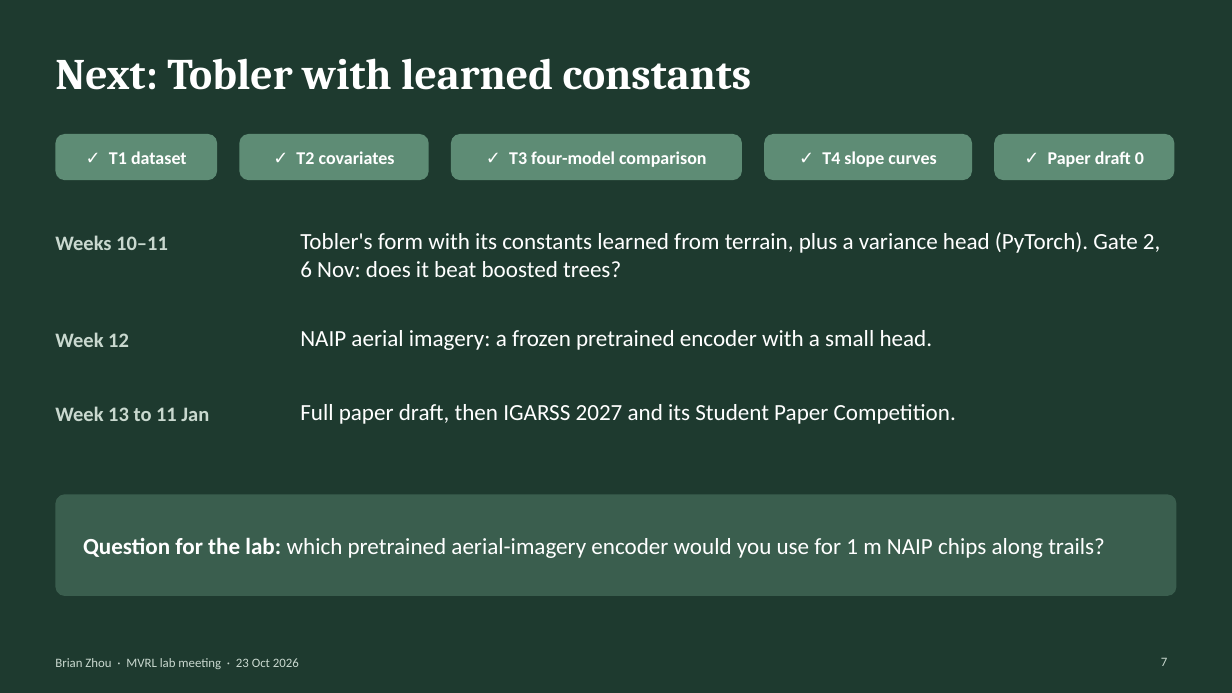
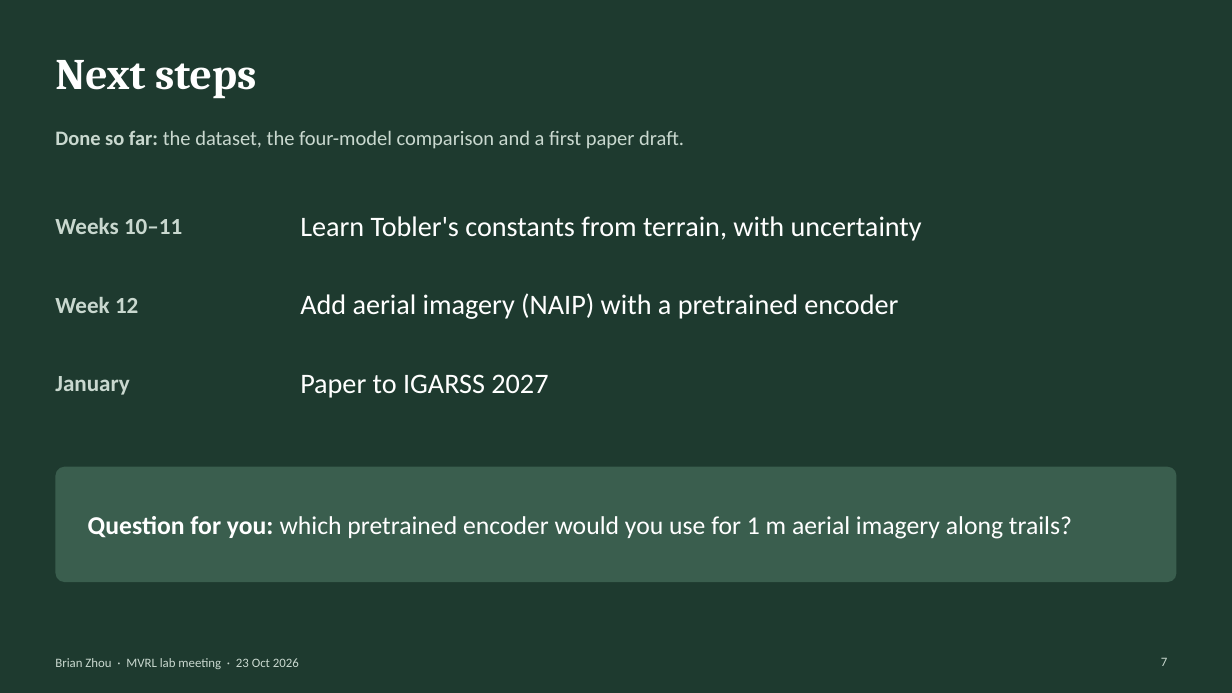
Before and after one commit to Brian24NX/GeoAI, a slide deck: slide 7 of meeting_plots/oct23_lab/Zhou_LabMeeting_23Oct.pptx. Drawn at 1232x693 pixels with LibreOffice and Linux fonts; fonts in the diff are those of the drawing; background and template pictures are left out. Boxes give left, top, right and bottom in pixels: in the first picture for what was removed or moved away, otherwise in the second. Text is boxed around its words. In the diff, an @@ line names an element or a change of style, - is before the commit and + after.

```diff
--- a/meeting_plots/oct23_lab/Zhou_LabMeeting_23Oct.pptx
+++ b/meeting_plots/oct23_lab/Zhou_LabMeeting_23Oct.pptx
@@ title at (55, 60, 256, 99): text changed @@
-Next: Tobler with learned constants
+Next steps
@@ rounded rectangle removed at (55, 134, 217, 180) @@
@@ text added at (55, 130, 684, 149), 16 pt, text #C9D8CF @@
+Done so far: the dataset, the four-model comparison and a first paper draft.
@@ rounded rectangle removed at (239, 134, 429, 180) @@
@@ rounded rectangle removed at (451, 134, 742, 180) @@
@@ rounded rectangle removed at (764, 134, 972, 180) @@
@@ rounded rectangle removed at (994, 134, 1175, 180) @@
@@ text removed at (109, 151, 187, 164) @@
-✓ T1 dataset
@@ text removed at (296, 151, 395, 164) @@
-✓ T2 covariates
@@ text removed at (509, 151, 707, 167) @@
-✓ T3 four-model comparison
@@ text removed at (822, 151, 936, 167) @@
-✓ T4 slope curves
@@ text removed at (1048, 151, 1144, 167) @@
-✓ Paper draft 0
@@ text "Weeks 10–11": place and size @@
-text "Weeks 10–11" at (55, 235, 168, 250)
+text "Weeks 10–11" at (55, 218, 182, 234)
@@ text "Weeks 10–11" at (55, 218, 182, 234): size 16 to 18 pt @@
@@ text at (300, 216, 922, 241): text changed; size 18 to 22 pt @@
-Tobler's form with its constants learned from terrain, plus a variance head (PyTorch). Gate 2, 6 Nov: does it beat boosted trees?
+Learn Tobler's constants from terrain, with uncertainty
@@ text "Week 12" at (55, 297, 138, 313): size 16 to 18 pt @@
@@ text "Week 12": place and size @@
-text "Week 12" at (55, 332, 129, 347)
+text "Week 12" at (55, 297, 138, 313)
@@ text at (300, 293, 898, 319): text changed; size 18 to 22 pt @@
-NAIP aerial imagery: a frozen pretrained encoder with a small head.
+Add aerial imagery (NAIP) with a pretrained encoder
@@ text added at (55, 376, 129, 395), 18 pt, text #C9D8CF, bold @@
+January
@@ text at (300, 374, 548, 398): text changed; size 18 to 22 pt @@
-Full paper draft, then IGARSS 2027 and its Student Paper Competition.
+Paper to IGARSS 2027
@@ text removed at (55, 406, 209, 421) @@
-Week 13 to 11 Jan
@@ rounded rectangle: place and size @@
-rounded rectangle at (55, 494, 1177, 596)
+rounded rectangle at (55, 467, 1177, 582)
@@ rounded rectangle at (55, 467, 1177, 582): proportions changed @@
@@ text at (88, 516, 1072, 539): text changed; size 18 to 20 pt @@
-Question for the lab: which pretrained aerial-imagery encoder would you use for 1 m NAIP chips along trails?
+Question for you: which pretrained encoder would you use for 1 m aerial imagery along trails?
```
Also in this commit, not shown: 5 other slides changed, 1 slide added, 1 slide removed, 9 other files.
